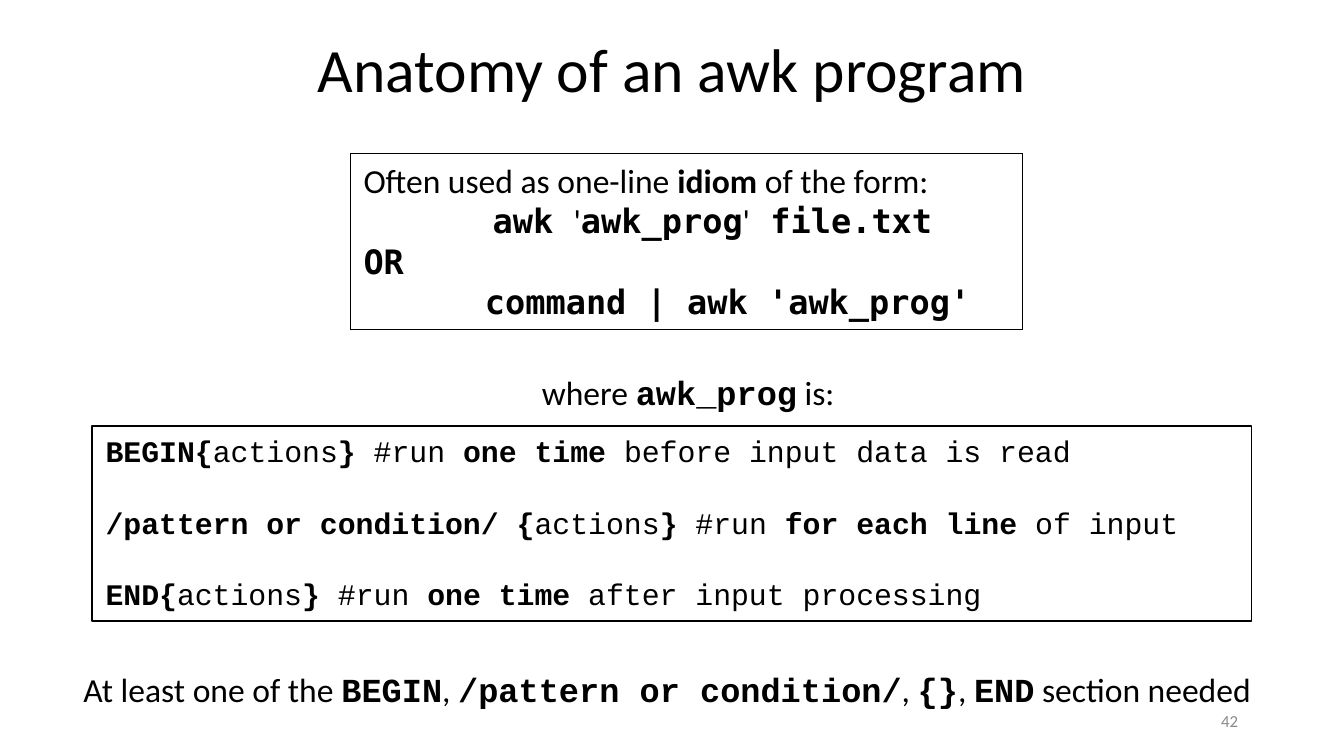
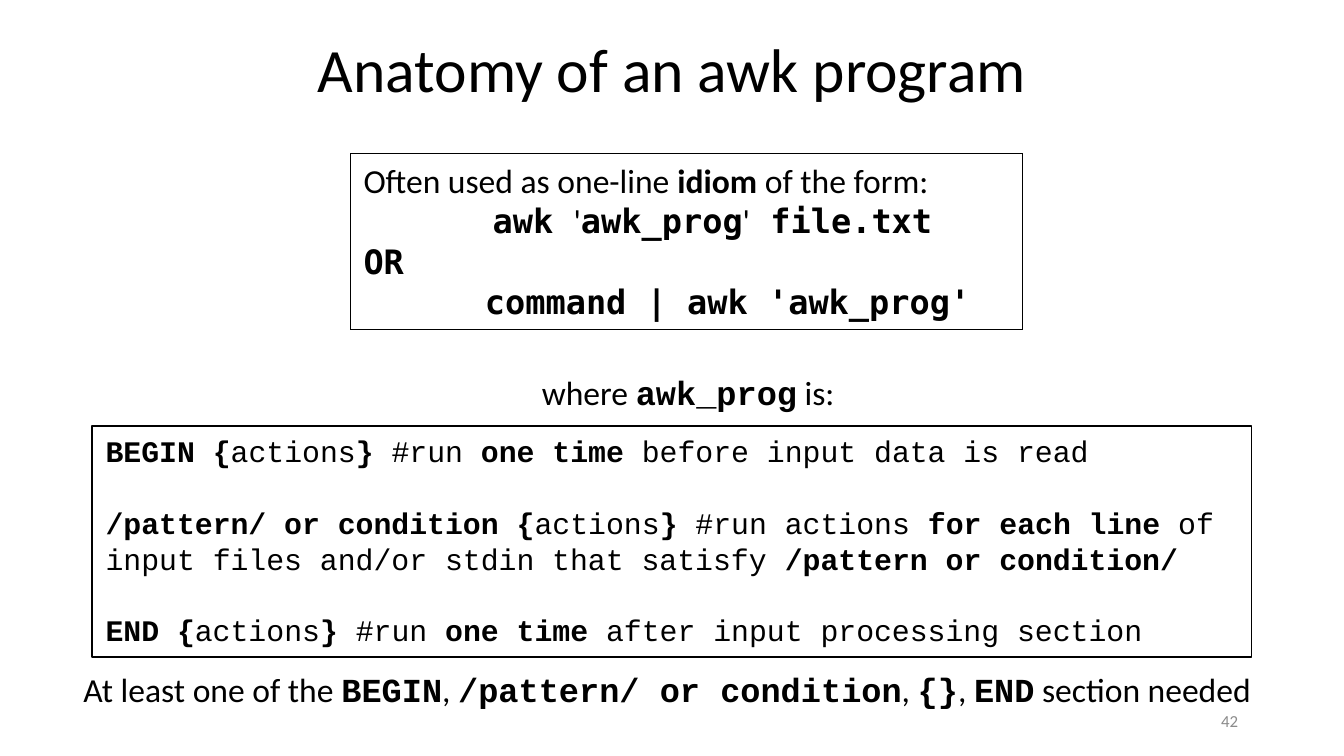
Before and after one commit to ketancmaheshwari/lisa19, a slide deck: slide 42 of lpt_LISA.pptx. Drawn at 1344x756 pixels with LibreOffice and Linux fonts; fonts in the diff are those of the drawing. Boxes give left, top, right and bottom in pixels: in the first picture for what was removed or moved away, otherwise in the second. Text is boxed around its words. In the diff, an @@ line names an element or a change of style, - is before the commit and + after.

```diff
--- a/lpt_LISA.pptx
+++ b/lpt_LISA.pptx
@@ rectangle "BEGIN {actions} #run one time ...": place and size @@
-rectangle "BEGIN {actions} #run one time ..." at [93,426,1251,621]
+rectangle "BEGIN {actions} #run one time ..." at [93,426,1251,657]
@@ text in rectangle at [106,441,1214,648]: text changed @@
-BEGIN{actions} #run one time before input data is read
-/pattern or condition/ {actions} #run for each line of input
-END{actions} #run one time after input processing
+BEGIN {actions} #run one time before input data is read
+/pattern/ or condition {actions} #run actions for each line of input files and/or stdin that satisfy /pattern or condition/
+END {actions} #run one time after input processing section
@@ text at [83,678,1251,709]: text changed @@
-At least one of the BEGIN, /pattern or condition/, {}, END section needed
+At least one of the BEGIN, /pattern/ or condition, {}, END section needed
```
Also in this commit, not shown: 6 other slides changed, 1 other file.
